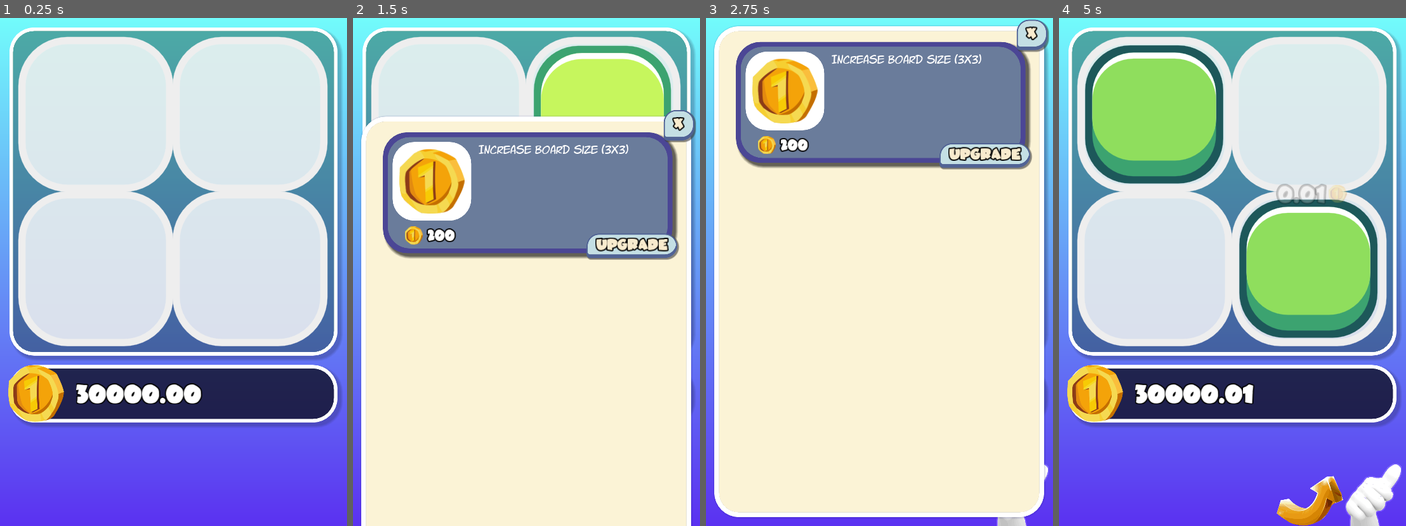
Above: before the commit, frames 1-4 (left to right).
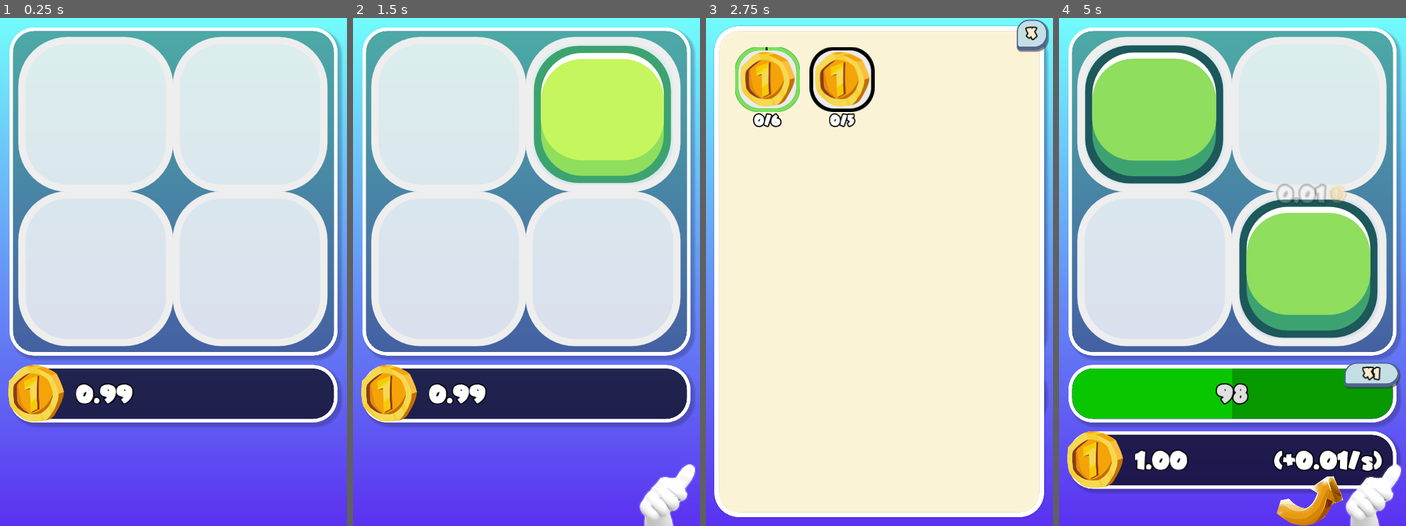
Above: after the commit, the same moments.

Repository: TimothyAlexisVass/a-game
Game: Godot game, scene res://scenes/main.tscn
Same seed, same stepped clock (60 frames per second), same inputs: the game is played once before the commit and once after it.
Inputs (mouse positions are in pixels of both pictures, inside the frame that each line leads up to):
- Up to frame 1 (0.25 s): no input
- Up to frame 2 (1.5 s): tap Enter at 0.5 s; move the mouse to (602, 246) at 0.52 s; hold Right (ui_right) 0.53-1.25 s; click (602, 246) at 0.67 s; click (602, 500) at 1.27 s
- Up to frame 3 (2.75 s): click (1018, 495) at 2 s
- Up to frame 4 (5 s): click "X" at 2.75 s; tap Space at 3.5 s; drag from (1163, 297) to (1215, 373) at 3.52 s; move the mouse to (1267, 160) at 4.27 s; hold Right (ui_right) from 4.28 s (still down)

The runs differ from the first frame. In frame 1, 1.1% of the frame differs, in the area x 21-59%, y 71-76%; in frame 2, 72%, in the area x 2-99%, y 18-100%; in frame 3, 21%; in frame 4, 20%.

Commit message:
Income is activated at first coin.

Diff:
--- a/scenes/main.tscn
+++ b/scenes/main.tscn
@@ -214,7 +214,7 @@
 }
 
 [node name="AddMovesButton" type="Button" parent="Info/MoveInfo" groups=[
-"User Interface Buttons",
+"user_interface_button",
 ]]
 anchor_right = 1.0
 anchor_bottom = 1.0
@@ -233,7 +233,7 @@
 }
 
 [node name="MoveAmountButton" type="Button" parent="Info/MoveInfo/AddMovesButton" groups=[
-"User Interface Buttons",
+"user_interface_button",
 ]]
 margin_left = 457.902
 margin_top = -4.28809
@@ -358,7 +358,7 @@
 script = ExtResource( 7 )
 
 [node name="RecycleButton" type="TextureButton" parent="BoardBackground" groups=[
-"User Interface Buttons",
+"user_interface_button",
 ]]
 material = SubResource( 13 )
 margin_left = 440.0
@@ -380,7 +380,7 @@
 custom_styles/panel = SubResource( 14 )
 
 [node name="UpgradesButton" type="TextureButton" parent="." groups=[
-"User Interface Buttons",
+"user_interface_button",
 ]]
 margin_left = 356.331
 margin_top = 758.977
@@ -394,7 +394,7 @@
 }
 
 [node name="AchievementsButton" type="TextureButton" parent="." groups=[
-"User Interface Buttons",
+"user_interface_button",
 ]]
 margin_left = 471.906
 margin_top = 739.398
@@ -474,7 +474,7 @@
 }
 
 [node name="CloseButton" type="Button" parent="Upgrades" groups=[
-"User Interface Buttons",
+"user_interface_button",
 ]]
 margin_left = 500.0
 margin_top = -13.0
@@ -487,6 +487,7 @@
 }
 
 [node name="Achievements" type="Panel" parent="."]
+visible = false
 margin_left = 16.0
 margin_top = 870.0
 margin_right = 560.0
@@ -548,7 +549,7 @@
 }
 
 [node name="CloseButton" type="Button" parent="Achievements" groups=[
-"User Interface Buttons",
+"user_interface_button",
 ]]
 margin_left = 500.0
 margin_top = -13.0
--- a/scripts/achievements.gd
+++ b/scripts/achievements.gd
@@ -52,7 +52,7 @@
 
 func _on_CheckAchievements_timeout():
 	for achievement in open:
-		if achievement.level == achievement["title"].size():
+		if achievement.level == achievement["title"].size() + 1:
 			completed.append(achievement)
 			open.erase(achievement)
 		achievement["function"].call_func(achievement, check.ACHIEVED)
@@ -62,12 +62,20 @@
 			achievement_object.get_child(0).value = achievement["function"].call_func(achievement, check.PROGRESS)
 
 func progress_events(achievement, _result):
-	if Main.coins >= 0.3:
+	print(Main.coins)
+	print(achievement.level)
+	if Main.coins >= 0.3 and achievement.level == 0:
 		Main.achievements_button.visible = Main.coins >= 0.3
 		achievement.level += 1
-	if Main.coins >= 1:
+	if Main.coins >= 1 and achievement.level == 1:
 		Main.upgrades_button.disabled = Main.coins < 1
 		achievement.level += 1
+		Main.move_info.visible = true
+		get_node("/root/main/Info/CoinsInfo/Margin/CoinsContainer/IncomeLabel").visible = true
+		get_node("/root/main/Info/CoinsInfo/Margin/CoinsContainer/PerSecondLabel").visible = true
+		get_node("/root/main/Info/CoinsInfo/Margin/CoinsContainer/Parenthesis").visible = true
+		Main.base_income = 0.09
+		Main.set_income()
 
 func coins_achievements(achievement, result):
 	if result == check.PROGRESS:
--- a/scripts/grid.gd
+++ b/scripts/grid.gd
@@ -99,7 +99,7 @@
 	Main.board_income = 0
 	for column in range(Main.board_size):
 		for row in range(Main.board_size):
-			if Main.all_tiles[column][row] != null and Main.base > 0:
+			if Main.all_tiles[column][row] != null and Main.base_income > 0:
 				Main.board_income += Main.all_tiles[column][row].value / 100.0
 	Main.set_income()
 
@@ -321,12 +321,15 @@
 
 func recycle():
 	Main.base_income = Main.total_income
+	Main.move_enabled = false
 
 	for column in Main.all_tiles:
 		for tile in column:
 			if tile != null:
 				yield(get_tree().create_timer(.05), "timeout")
-				if full_board:
+				if Main.base == 0:
+					Main.change_total(0.01 * Main.full_board_multiplier, tile.position)
+				elif full_board:
 					Main.change_total(tile.value * Main.full_board_multiplier, tile.position)
 				else:
 					Main.change_total(tile.value, tile.position)
--- a/scripts/main.gd
+++ b/scripts/main.gd
@@ -25,7 +25,7 @@
 var add_moves_amount = 1
 var auto_add_moves
 
-var coins = 30000.0
+var coins = 0.99
 var total_coins_ever = coins
 var base_income = 0.0
 var board_income = 0.0
@@ -40,13 +40,13 @@
 onready var achievements_panel = get_node("/root/main/Achievements")
 onready var achievements_button = get_node("/root/main/AchievementsButton")
 onready var move_timer_bar = get_node("/root/main/Info/MoveInfo/MoveTimerBar")
-onready var moveinfo = get_node("/root/main/Info/MoveInfo")
+onready var move_info = get_node("/root/main/Info/MoveInfo")
 var profit_indicator = preload("res://scenes/profit_indicator.tscn")
 var show_profit
 
 func _ready():
-	for button in get_tree().get_nodes_in_group("User Interface Buttons"):
-		button.connect("pressed", Main, "_on_UI_button_pressed", [button])
+	for button in get_tree().get_nodes_in_group("user_interface_button"):
+		button.connect("pressed", Main, "_on_user_interface_button_pressed", [button])
 		button.set_default_cursor_shape(Input.CURSOR_POINTING_HAND)
 	for timer in get_tree().get_nodes_in_group("Timers"):
 		timer.connect("timeout", Main, "_on_Timer_timeout", [timer])
@@ -54,12 +54,12 @@
 	set_board_variables()
 
 	if Main.board_size == 2:
-		Main.moveinfo.visible = false
-		Main.achievements_button.visible = false
-		Main.upgrades_button.disabled = true
+		Main.move_info.visible = false
 		get_node("/root/main/Info/CoinsInfo/Margin/CoinsContainer/IncomeLabel").visible = false
 		get_node("/root/main/Info/CoinsInfo/Margin/CoinsContainer/PerSecondLabel").visible = false
 		get_node("/root/main/Info/CoinsInfo/Margin/CoinsContainer/Parenthesis").visible = false
+		Main.achievements_button.visible = false
+		Main.upgrades_button.disabled = true
 
 	Main.full_board_multiplier = Main.base * 3 + 1
 	Main.moves_left = 100
@@ -175,7 +175,7 @@
 	move_timer_bar.modulate = indicator_color
 	get_node("/root/main/Info/MoveInfo/AddMovesButton").text = str(Main.moves_left)
 
-func _on_UI_button_pressed(button):
+func _on_user_interface_button_pressed(button):
 	if button.name == "AchievementsButton":
 		Main.achievements_panel.visible = true
 		Main.upgrades_button.visible = false
Not shown, changed: next-actions
